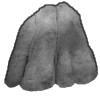
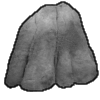
Layer changes from the first w=100, h=100 image to the second:
painted on "line" over (4, 1, 99, 92)
